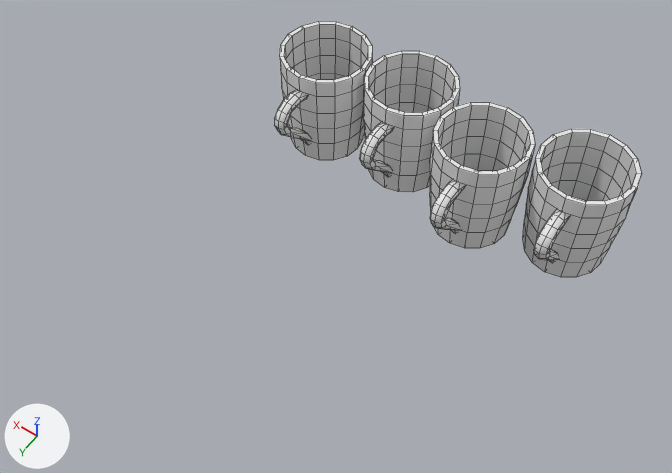
The FBX model Objects/Mugs/Mug.fbx as it was, and as the next commit left it.
The view is the same before and after, from a 50 mm lens placed at (-0.122, 0.273, 0.556), pointed at (0.128, -0.076, 0.007). Every picture has the same lights, and +X, +Y and +Z are marked at lower left. Mesh edges are drawn as thin lines.

Names of what the first picture shows: 'E1_ST5_EM1_I1', 'E1_ST5_EM1_I2', 'E1_ST5_EM1_I3', 'E1_ST5_EM1_I4'.
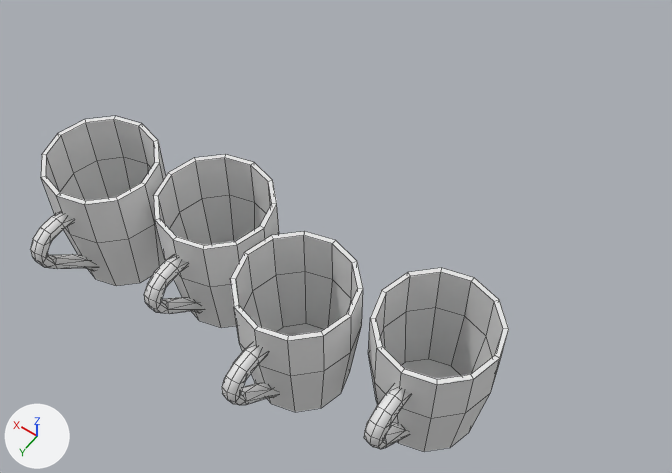
Pixel boxes [x1, y1, x2, y2] of what changed, in the pictures (672 x 473 px; the box of a moved part takes in the faces that stretch with it):
'E1_ST5_EM1_I2', reshaped, rescaled, turned
    before: [523, 129, 641, 277]
    after: [364, 268, 509, 451]
'E1_ST5_EM1_I4', reshaped, moved, rescaled, turned
    before: [430, 102, 535, 248]
    after: [222, 231, 363, 412]
'E1_ST5_EM1_I3', reshaped, moved, rescaled, turned
    before: [274, 22, 372, 160]
    after: [30, 116, 166, 286]
'E1_ST5_EM1_I1', reshaped, moved, rescaled, turned
    before: [359, 51, 460, 192]
    after: [144, 154, 279, 328]
part 1 of me_mesh_005, moved or reshaped
    before: [533, 210, 570, 263]
    after: [364, 385, 410, 449]
part 2 of me_mesh_005, added
    after: [368, 268, 509, 451]
part 3 of me_mesh_005, deleted
    before: [523, 129, 641, 277]
part 4 of me_mesh_002, moved or reshaped
    before: [430, 180, 465, 234]
    after: [222, 343, 278, 405]
part 5 of me_mesh_002, added
    after: [230, 231, 363, 412]
part 6 of me_mesh_002, deleted
    before: [430, 102, 535, 248]
part 7 of me_mesh_003, moved or reshaped
    before: [274, 90, 311, 145]
    after: [30, 212, 96, 271]
part 8 of me_mesh_003, added
    after: [41, 116, 166, 286]
part 9 of me_mesh_003, deleted
    before: [280, 22, 372, 160]
part 10 of me_mesh_004, moved or reshaped
    before: [359, 123, 393, 177]
    after: [144, 255, 203, 313]
part 11 of me_mesh_004, added
    after: [153, 154, 279, 328]
part 12 of me_mesh_004, deleted
    before: [363, 51, 460, 192]

Edits to the bpy script that builds the scene:
```text
Change me_mesh_002:
    used by ob_e1_st5_em1_i4; location = (0.08, 0.02, 0.0); rotation_euler = (0.0, 0.0, 1.571), in degrees (0, 0, 90)
    remove me_mesh_002.from_pydata(...)  # 251 vertices, 291 faces; spans x -0.2717..-0.1593, y -0.0418..0.0382, z -0.0732..0.0268
    add me_mesh_002.from_pydata(...)  # 129 vertices, 145 faces; spans x -0.121..0.121, y -0.121..0.2142, z 0.0..0.1
    me_mesh_002 part 4: the loose piece of 57 vertices spanning x -0.2037..-0.1593, y -0.0062..0.0067, z -0.0554..0.0145 is multiplied about its middle by the matrix ((0.0, -3.025, 0.0), (3.025, 0.0, 0.0), (0.0, 0.0, 1.0)), then moved by (0.1793, 0.1468, 0.0688)
    me_mesh_002 part 5: a new loose piece of 72 vertices spanning x -0.121..0.121, y -0.121..0.121, z 0.0..0.1, in mat_mug (white #e7e7e7)
    me_mesh_002 part 6: the loose piece of 194 vertices spanning x -0.2717..-0.1917, y -0.0418..0.0382, z -0.0732..0.0268 is deleted
Change me_mesh_005:
    used by ob_e1_st5_em1_i2; location = (0.0, 0.0, 0.0); rotation_euler = (0.0, 0.0, 1.571), in degrees (0, 0, 90)
    remove me_mesh_005.from_pydata(...)  # 251 vertices, 291 faces; spans x -0.2717..-0.1593, y -0.0418..0.0382, z -0.0732..0.0268
    add me_mesh_005.from_pydata(...)  # 129 vertices, 145 faces; spans x -0.121..0.121, y -0.121..0.2142, z 0.0..0.1
    me_mesh_005 part 1: the loose piece of 57 vertices spanning x -0.2037..-0.1593, y -0.0062..0.0067, z -0.0554..0.0145 is multiplied about its middle by the matrix ((0.0, -3.025, 0.0), (3.025, 0.0, 0.0), (0.0, 0.0, 1.0)), then moved by (0.1793, 0.1468, 0.0688)
    me_mesh_005 part 2: a new loose piece of 72 vertices spanning x -0.121..0.121, y -0.121..0.121, z 0.0..0.1, in mat_mug (white #e7e7e7)
    me_mesh_005 part 3: the loose piece of 194 vertices spanning x -0.2717..-0.1917, y -0.0418..0.0382, z -0.0732..0.0268 is deleted
Change me_mesh_003:
    used by ob_e1_st5_em1_i3; location = (0.24, 0.01, 0.0); rotation_euler = (0.0, 0.0, 1.571), in degrees (0, 0, 90)
    remove me_mesh_003.from_pydata(...)  # 251 vertices, 291 faces; spans x -0.2717..-0.1593, y -0.0418..0.0382, z -0.0732..0.0268
    add me_mesh_003.from_pydata(...)  # 129 vertices, 145 faces; spans x -0.121..0.121, y -0.121..0.2142, z 0.0..0.1
    me_mesh_003 part 7: the loose piece of 57 vertices spanning x -0.2037..-0.1593, y -0.0062..0.0067, z -0.0554..0.0145 is multiplied about its middle by the matrix ((0.0, -3.025, 0.0), (3.025, 0.0, 0.0), (0.0, 0.0, 1.0)), then moved by (0.1793, 0.1468, 0.0688)
    me_mesh_003 part 8: a new loose piece of 72 vertices spanning x -0.121..0.121, y -0.121..0.121, z 0.0..0.1, in mat_mug (white #e7e7e7)
    me_mesh_003 part 9: the loose piece of 194 vertices spanning x -0.2717..-0.1917, y -0.0418..0.0382, z -0.0732..0.0268 is deleted
Change me_mesh_004:
    used by ob_e1_st5_em1_i1; location = (0.16, 0.0, 0.0); rotation_euler = (0.0, 0.0, 1.571), in degrees (0, 0, 90)
    remove me_mesh_004.from_pydata(...)  # 251 vertices, 291 faces; spans x -0.2717..-0.1593, y -0.0418..0.0382, z -0.0732..0.0268
    add me_mesh_004.from_pydata(...)  # 129 vertices, 145 faces; spans x -0.121..0.121, y -0.121..0.2142, z 0.0..0.1
    me_mesh_004 part 10: the loose piece of 57 vertices spanning x -0.2037..-0.1593, y -0.0062..0.0067, z -0.0554..0.0145 is multiplied about its middle by the matrix ((0.0, -3.025, 0.0), (3.025, 0.0, 0.0), (0.0, 0.0, 1.0)), then moved by (0.1793, 0.1468, 0.0688)
    me_mesh_004 part 11: a new loose piece of 72 vertices spanning x -0.121..0.121, y -0.121..0.121, z 0.0..0.1, in mat_mug (white #e7e7e7)
    me_mesh_004 part 12: the loose piece of 194 vertices spanning x -0.2717..-0.1917, y -0.0418..0.0382, z -0.0732..0.0268 is deleted
Change ob_e1_st5_em1_i4:
    ob_e1_st5_em1_i4.rotation_euler: (0.0, 0.0, 1.571) -> (0.0, 0.0, 0.0)  # degrees (0, 0, 90) -> degrees (0, 0, 0)
    ob_e1_st5_em1_i4.location: (0.08, 0.02, 0.0) -> (0.084, 0.0255, 0.0)
    ob_e1_st5_em1_i4.scale: (1.0, 1.0, 1.0) -> (0.331, 0.331, 1.0)
Change ob_e1_st5_em1_i2:
    ob_e1_st5_em1_i2.rotation_euler: (0.0, 0.0, 1.571) -> (0.0, 0.0, 0.0)  # degrees (0, 0, 90) -> degrees (0, 0, 0)
    ob_e1_st5_em1_i2.scale: (1.0, 1.0, 1.0) -> (0.331, 0.331, 1.0)
Change ob_e1_st5_em1_i3:
    ob_e1_st5_em1_i3.rotation_euler: (0.0, 0.0, 1.571) -> (0.0, 0.0, 0.0)  # degrees (0, 0, 90) -> degrees (0, 0, 0)
    ob_e1_st5_em1_i3.location: (0.24, 0.01, 0.0) -> (0.2508, 0.0202, 0.0)
    ob_e1_st5_em1_i3.scale: (1.0, 1.0, 1.0) -> (0.331, 0.331, 1.0)
Change ob_e1_st5_em1_i1:
    ob_e1_st5_em1_i1.rotation_euler: (0.0, 0.0, 1.571) -> (0.0, 0.0, 0.0)  # degrees (0, 0, 90) -> degrees (0, 0, 0)
    ob_e1_st5_em1_i1.location: (0.16, 0.0, 0.0) -> (0.1659, 0.0036, 0.0)
    ob_e1_st5_em1_i1.scale: (1.0, 1.0, 1.0) -> (0.331, 0.331, 1.0)
```
